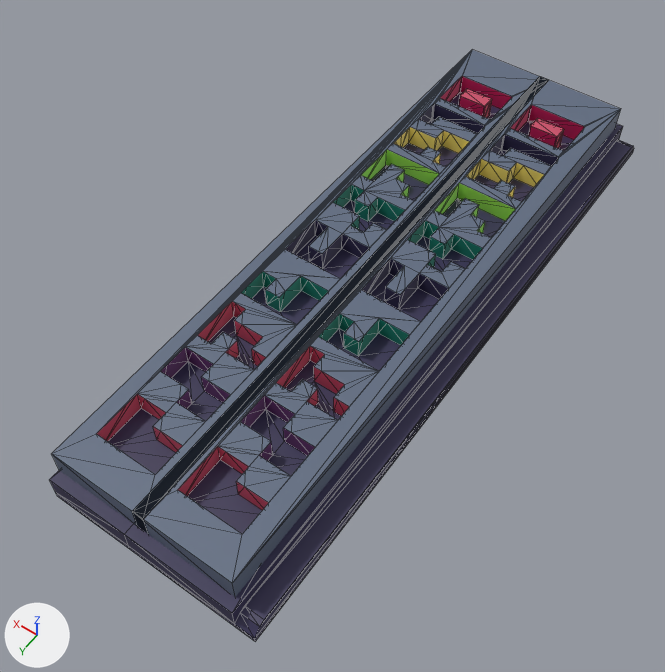
A saved change to the glTF model data/box.glb.
The view is the same before and after, from a 50 mm camera at (-33.3, 63.1, 88.2) aimed at (6.1, 8.0, 1.7). Arrows for +X, +Y and +Z are at lower left; the lights stay in place. Mesh edges are drawn as thin lines. Where no turn or scale is listed for an object, it has been applied to the vertices. Vertices at the same position are counted once.
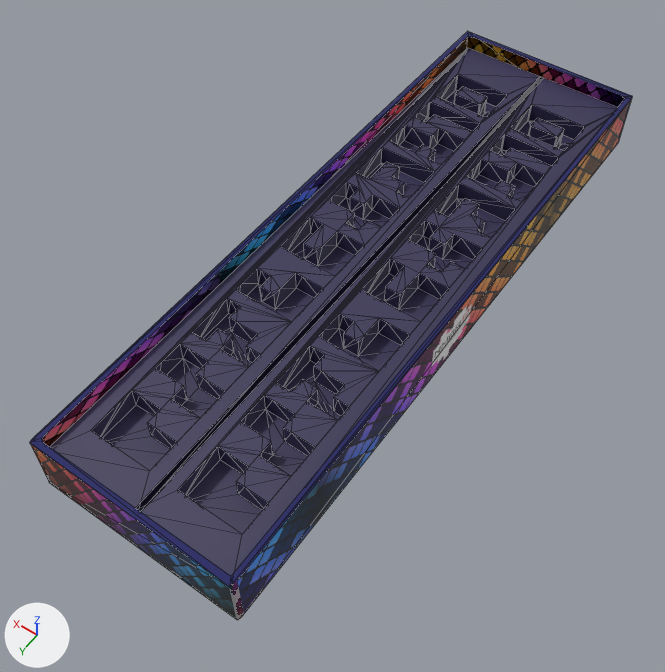
Where the change shows, as pixel boxes [x1, y1, x2, y2] in the pictures (665 x 672 px):
'Cube', reshaped (16% wider)
    before: [132, 78, 621, 597]
    after: [50, 48, 617, 576]
'Cube.003', deleted (blue)
    before: [52, 50, 548, 533]
'Cube.002', added
    after: [30, 31, 632, 620]
'Cube.001', deleted (blue)
    before: [49, 124, 634, 641]
part 1 of me_cube_021, added (blue)
    after: [50, 48, 543, 511]
part 2 of me_cube_021, surface changed
    both: [136, 78, 617, 576]

What the commit changed:
Picture 'nmbr9_box' (img_nmbr9_box) is new.
Material 'Nmbr9_new' (mat_nmbr9_new) is new.
Its texture is img_nmbr9_box.
Its roughness is 0.205.
me_cube_021 is used by ob_cube; location (-0.2, -0.4, 4.9).
me_cube_021 had 793 vertices, 1581 faces and spanned x -6.1..6.1, y -41.2..41.2, z 0.4..4.0.
me_cube_021 now has 1586 vertices, 3162 faces and spans x -6.1..17.7, y -41.2..41.2, z 0.4..4.0.
me_cube_021 part 1: the loose piece of 793 vertices spanning x -6.1..6.1, y -41.2..41.2, z 0.4..4.0 is copied, and the copy is moved by (11.6, 0.0, 0.0); it spans x 5.5..17.7, y -41.2..41.2, z 0.4..4.0.
me_cube_021 part 2: 1581 kept faces spanning x -6.1..6.1, y -41.2..41.2, z 0.4..4.0 get new texture (UV) coordinates.
Mesh me_cube is new.
It has 86 vertices, 148 faces and spans x -1.0..1.0, y -1.0..1.0, z -1.46..1.0.
It uses material mat_nmbr9_new (picture img_nmbr9_box).
Object 'Cube.001' (ob_cube_001) is deleted.
Object 'Cube.003' (ob_cube_003) is deleted.
Object 'Cube.002' (ob_cube_002) is new; it shows me_cube.
Its location is (5.8, -0.7, 5.8).
Its scale is (-12.8, -42.4, -3.17).
